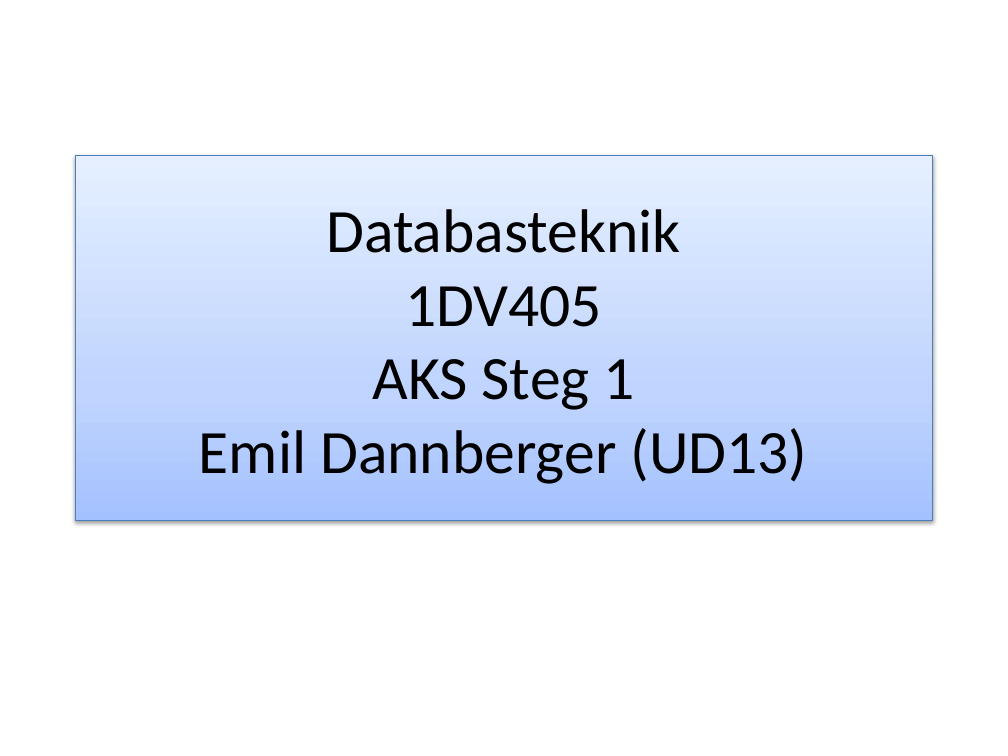
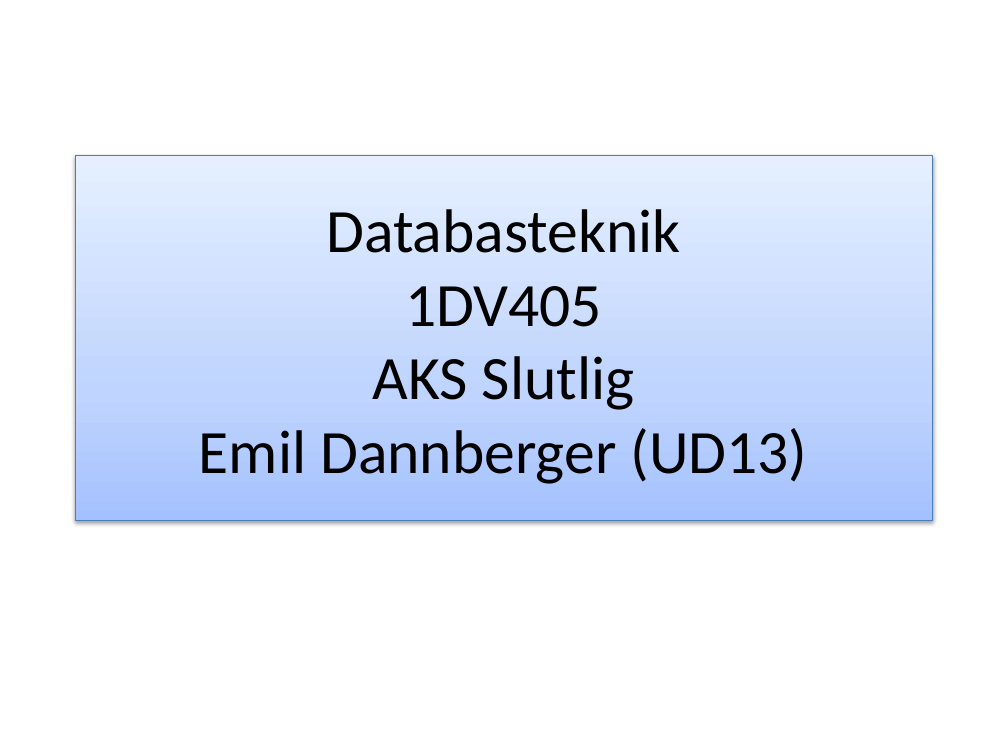
Before and after one commit to ed222an/Databasteknik, a slide deck: slide 1 of Projekt/AKS Slutlig.pptx. Drawn at 1008x756 pixels with LibreOffice and Linux fonts; fonts in the diff are those of the drawing. Boxes give left, top, right and bottom in pixels: in the first picture for what was removed or moved away, otherwise in the second. Text is boxed around its words. In the diff, an @@ line names an element or a change of style, - is before the commit and + after.

```diff
--- a/Projekt/AKS Slutlig.pptx
+++ b/Projekt/AKS Slutlig.pptx
@@ text in rectangle at box(199, 209, 807, 484): text changed @@
-Databasteknik
-1DV405
-AKS Steg 1
-Emil Dannberger (UD13)
+Databasteknik
+1DV405
+AKS Slutlig
+Emil Dannberger (UD13)
```
Also in this commit, not shown: 1 other slide changed, 9 slides added, 2 other files.
